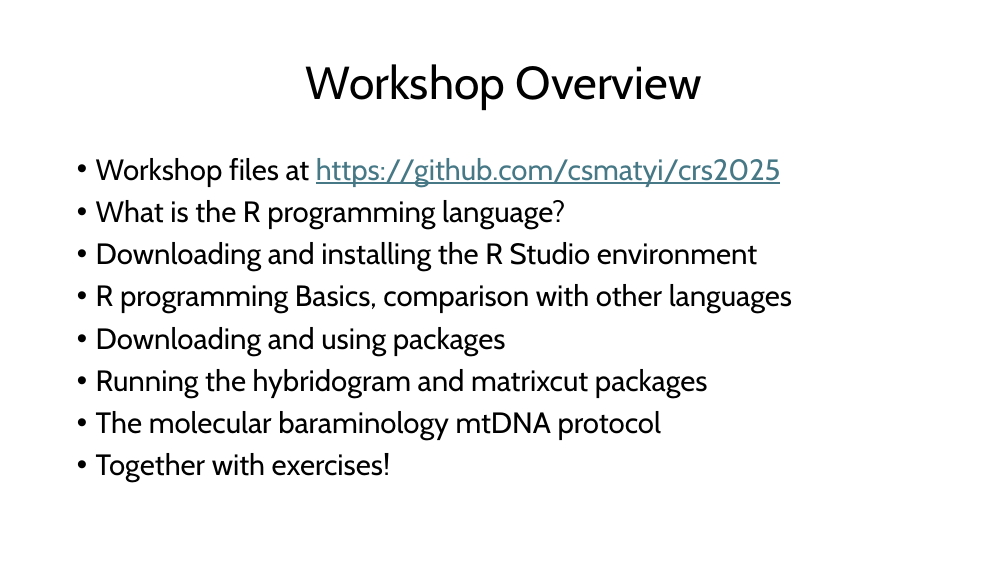
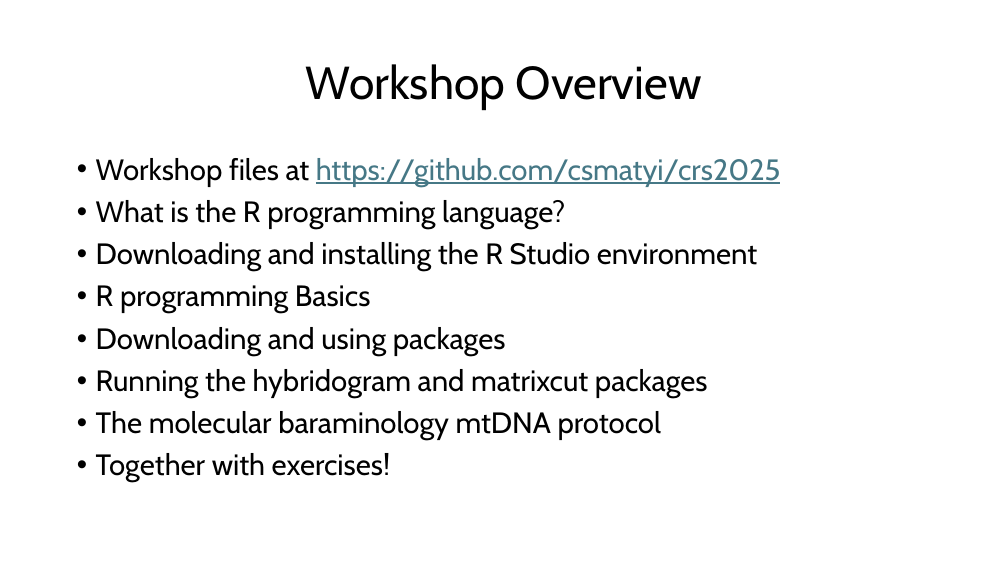
Before and after one commit to csmatyi/crs2025, a slide deck: slide 3 of CRS2025_R_workshop.pptx. Drawn at 1008x567 pixels with LibreOffice and Linux fonts; fonts in the diff are those of the drawing. Boxes give left, top, right and bottom in pixels: in the first picture for what was removed or moved away, otherwise in the second. Text is boxed around its words. In the diff, an @@ line names an element or a change of style, - is before the commit and + after.

```diff
--- a/CRS2025_R_workshop.pptx
+++ b/CRS2025_R_workshop.pptx
@@ text at <box>96,285,371,314</box>: text changed @@
-• R programming Basics, comparison with other languages
+• R programming Basics
```
Also in this commit, not shown: 3 other slides changed, 1 other file.
